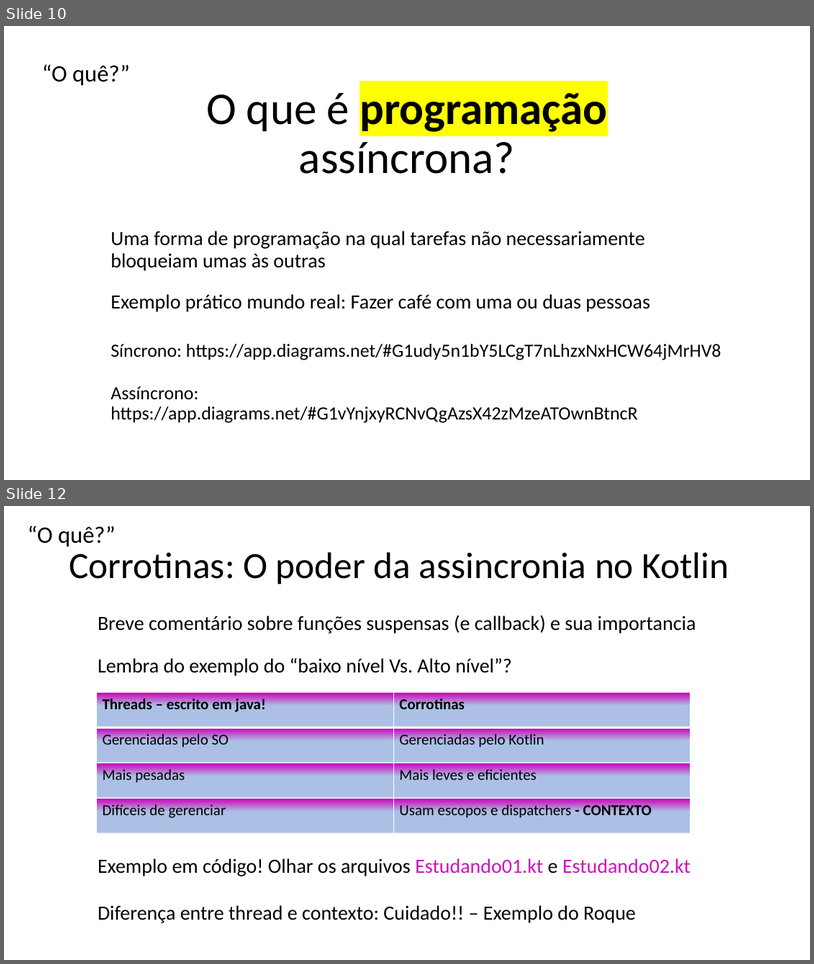
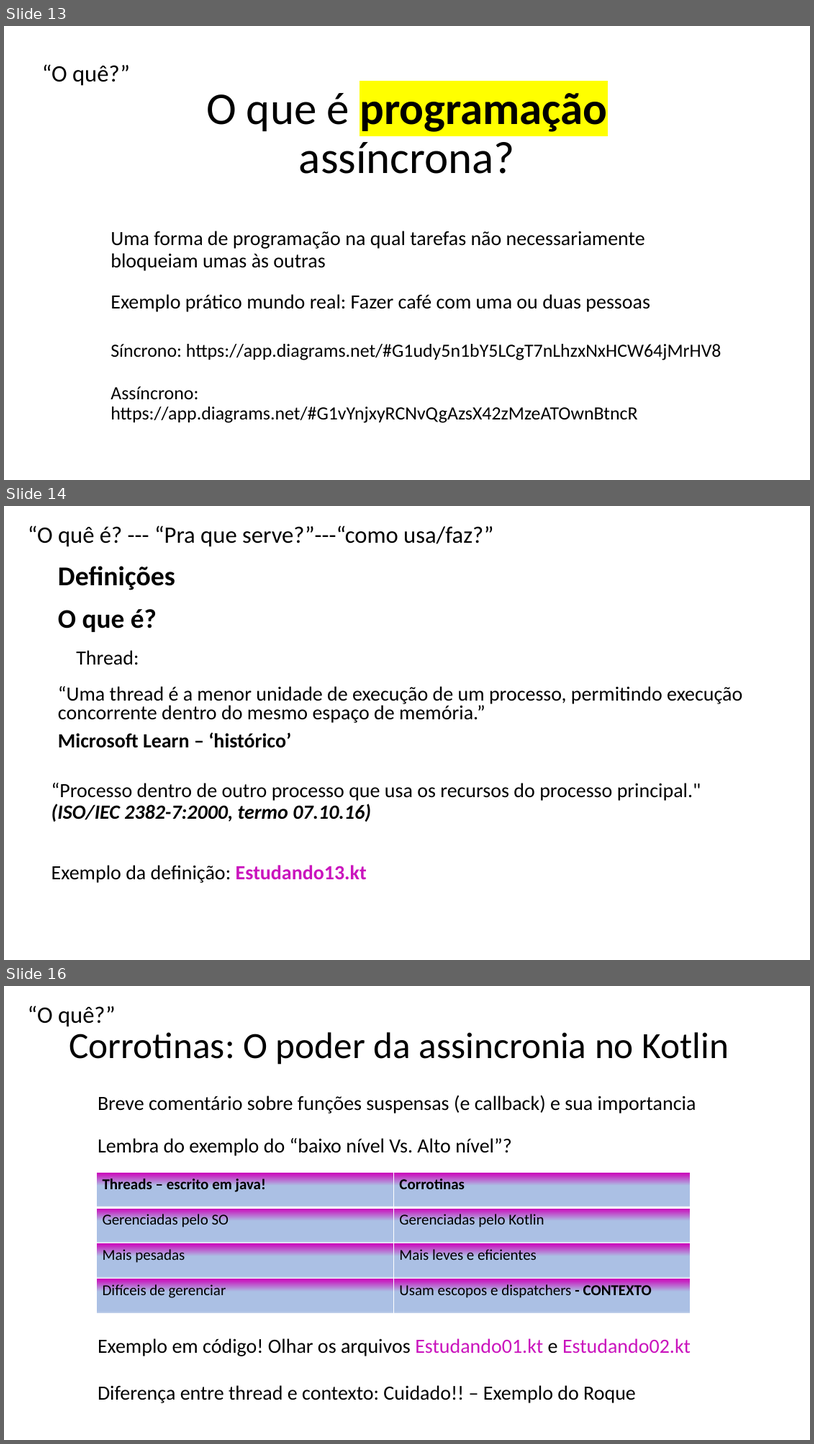
Before and after one commit to alanliongar/connectSpace_Assincronia, a slide deck: Apresentação do ConnectSpace.pptx. Shown one above the other, each under a label of ours: slides 10 and 12 before the commit, slides 13, 14 and 16 after it; the slides between them are not shown. The pictures are 814x964 and 814x1444 pixels, drawn with LibreOffice and Linux fonts; fonts in the diff are those of the drawing; background and template pictures are left out. Boxes give left, top, right and bottom in pixels: in the first picture for what was removed or moved away, otherwise in the second. Text is boxed around its words. In the diff, an @@ line names an element or a change of style, - is before the commit and + after.

```diff
--- a/Apresentação do ConnectSpace.pptx
+++ b/Apresentação do ConnectSpace.pptx
@@ slide 14 added at [4, 506, 810, 960], background #FFFFFF @@
@@ text added at [28, 525, 494, 547], 28 pt, text #000000 @@
+“O quê é? --- “Pra que serve?”---“como usa/faz?”
@@ title added at [58, 566, 175, 590], 32.4 pt, text #000000, bold @@
+Definições
@@ text added at [58, 609, 157, 632], 32 pt, text #000000, bold @@
+O que é?
@@ text added at [76, 650, 139, 665], 24 pt, text #000000 @@
+Thread:
@@ text added at [58, 686, 743, 748], 24 pt, text #000000 @@
+“Uma thread é a menor unidade de execução de um processo, permitindo execução concorrente dentro do mesmo espaço de memória.”
+Microsoft Learn – ‘histórico’
@@ text added at [52, 782, 702, 821], 24 pt, text #000000 @@
+“Processo dentro de outro processo que usa os recursos do processo principal."
+(ISO/IEC 2382-7:2000, termo 07.10.16)
@@ text added at [52, 865, 367, 883], 24 pt, text #000000 @@
+Exemplo da definição: Estudando13.kt
@@ what was slide 10 is now slide 13 @@
@@ what was slide 12 is now slide 16 @@
```
Also in this commit, not shown: 1 slide changed, 3 other slides added, 2 other files.
